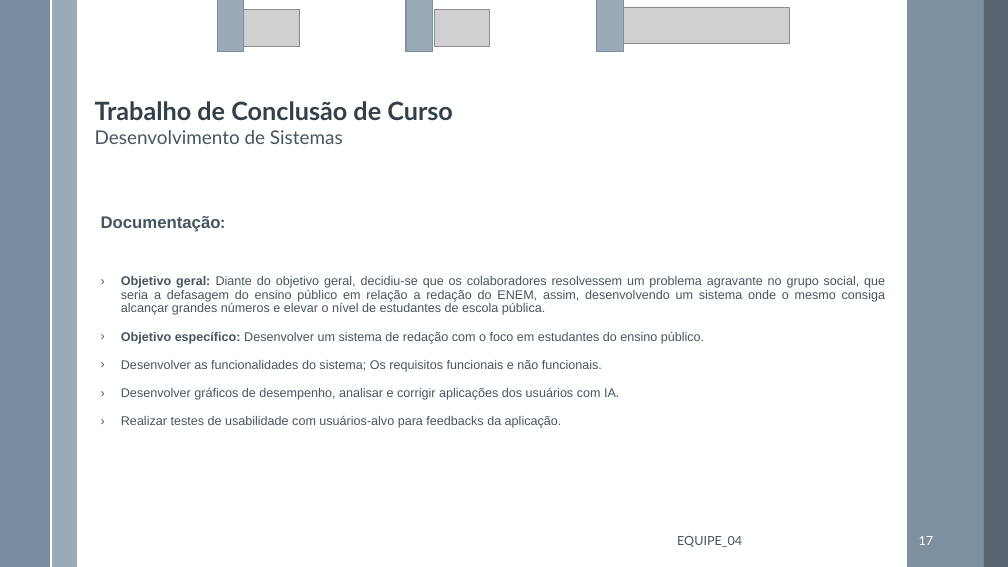
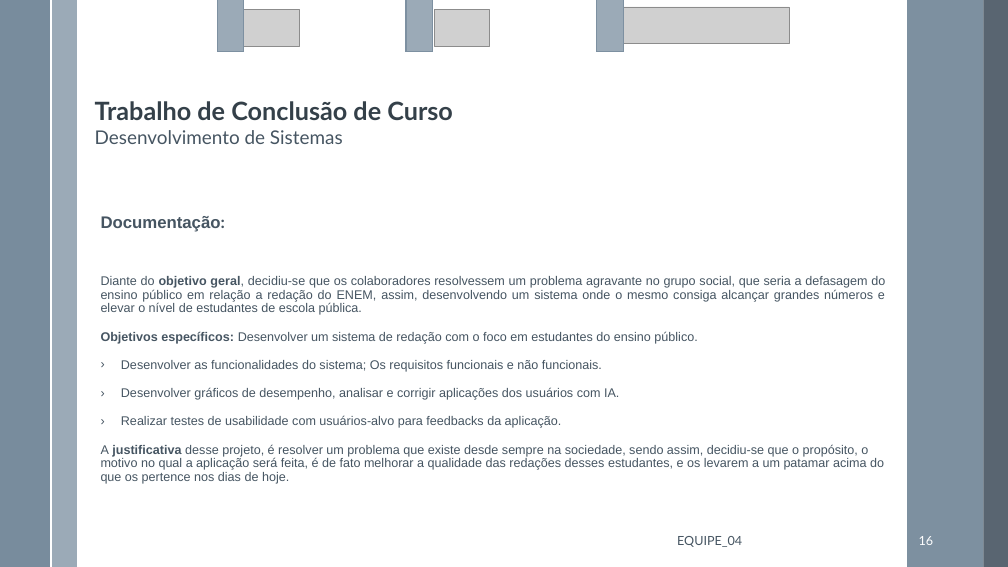
Before and after one commit to billafranca/Projeto-TCC, a slide deck: slide 16 of Sprints/Reuniões Semanais/slides-apresentacao.pptx (slide 17 before the commit). Drawn at 1008x567 pixels with LibreOffice and Linux fonts; fonts in the diff are those of the drawing; grey boxes stand for pictures. Boxes give left, top, right and bottom in pixels: in the first picture for what was removed or moved away, otherwise in the second. Text is boxed around its words. In the diff, an @@ line names an element or a change of style, - is before the commit and + after.

Commit message:
slides

```diff
--- a/Sprints/Reuniões Semanais/slides-apresentacao.pptx
+++ b/Sprints/Reuniões Semanais/slides-apresentacao.pptx
@@ text at (101, 276, 885, 344): text changed @@
-› Objetivo geral: Diante do objetivo geral, decidiu-se que os colaboradores resolvessem um problema agravante no grupo social, que seria a defasagem do ensino público em relação a redação do ENEM, assim, desenvolvendo um sistema onde o mesmo consiga alcançar grandes números e elevar o nível de estudantes de escola pública.
-› Objetivo específico: Desenvolver um sistema de redação com o foco em estudantes do ensino público.
+Diante do objetivo geral, decidiu-se que os colaboradores resolvessem um problema agravante no grupo social, que seria a defasagem do ensino público em relação a redação do ENEM, assim, desenvolvendo um sistema onde o mesmo consiga alcançar grandes números e elevar o nível de estudantes de escola pública.
+Objetivos específicos: Desenvolver um sistema de redação com o foco em estudantes do ensino público.
@@ text at (101, 444, 884, 484): paragraph added @@
+A justificativa desse projeto, é resolver um problema que existe desde sempre na sociedade, sendo assim, decidiu-se que o propósito, o motivo no qual a aplicação será feita, é de fato melhorar a qualidade das redações desses estudantes, e os levarem a um patamar acima do que os pertence nos dias de hoje.
@@ page number at (919, 536, 934, 545): text changed @@
-17
+16
```
